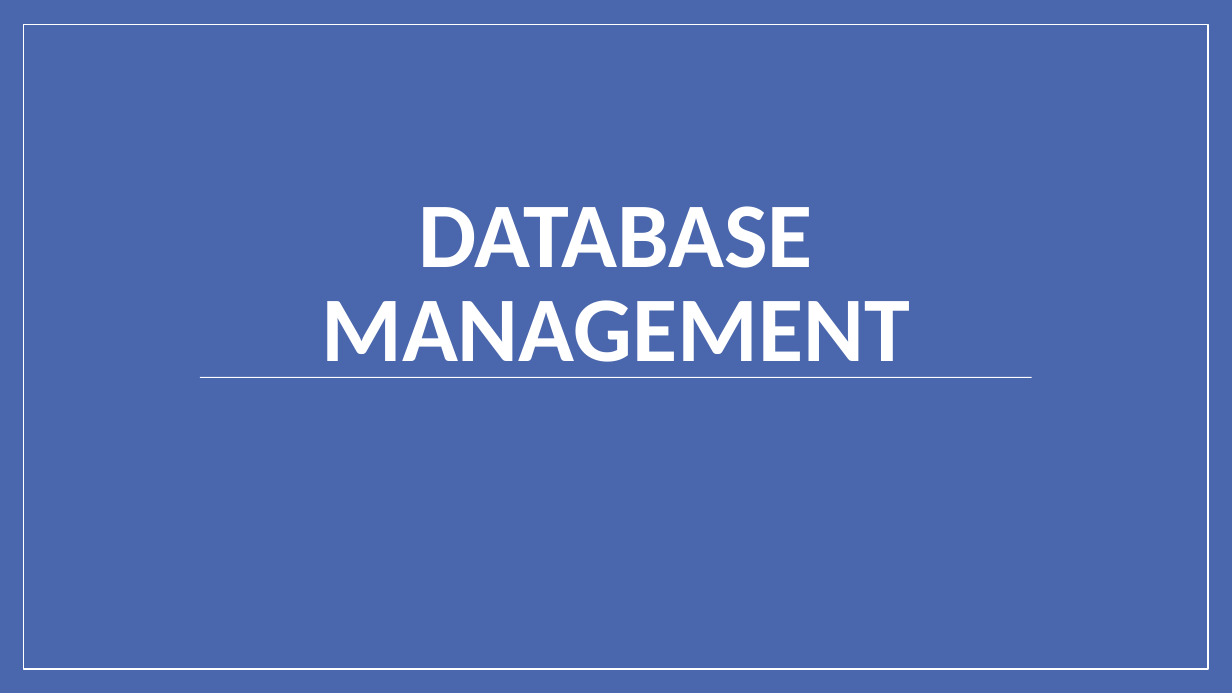
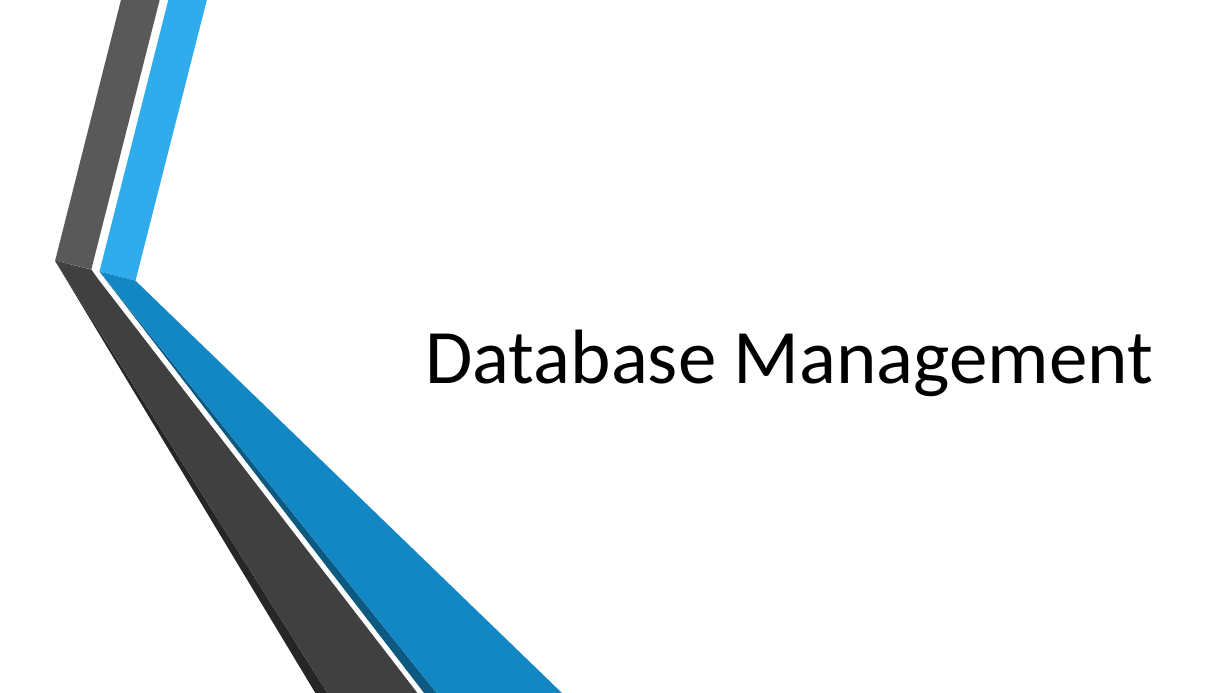
Before and after one commit to MGIS-UMN/GIS5577_week3, a slide deck: slide 1 of Database_Management.odp. Drawn at 1232x693 pixels with LibreOffice and Linux fonts; fonts in the diff are those of the drawing; background and template pictures are left out. Boxes give left, top, right and bottom in pixels: in the first picture for what was removed or moved away, otherwise in the second. Text is boxed around its words. In the diff, an @@ line names an element or a change of style, - is before the commit and + after.

```diff
--- a/Database_Management.odp
+++ b/Database_Management.odp
@@ background #4A66AC to picture (left out) @@
@@ freeform shape removed at [23,25,1208,670] @@
@@ freeform shape removed at [23,25,1208,670] @@
@@ group added at [55,0,563,693]: 6 freeform shapes @@
@@ title at [425,329,1153,397]: text changed; size 72 to 60 pt; text colour #FFFFFF to #000000; bold off @@
-DATABASE MANAGEMENT
+Database Management
@@ line removed from (200, 377) to (1031, 377) @@
```
Also in this commit, not shown: 36 other slides changed, 4 slides added, 2 slides removed, 1 other file.
